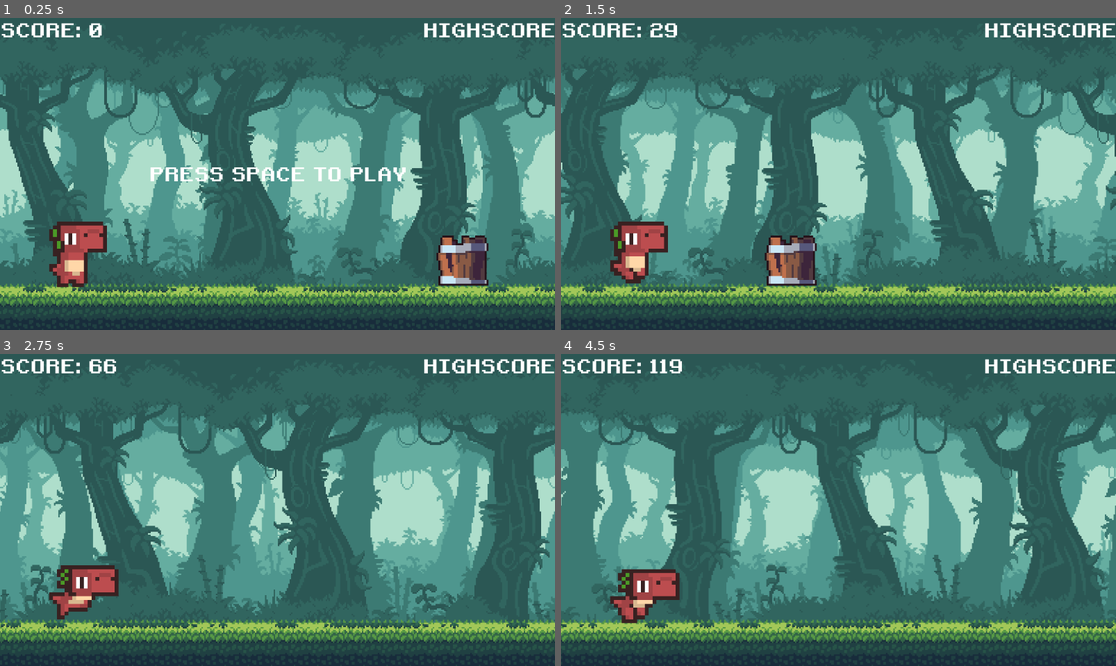
Above: before the commit, frames 1-4 (two rows, left to right).
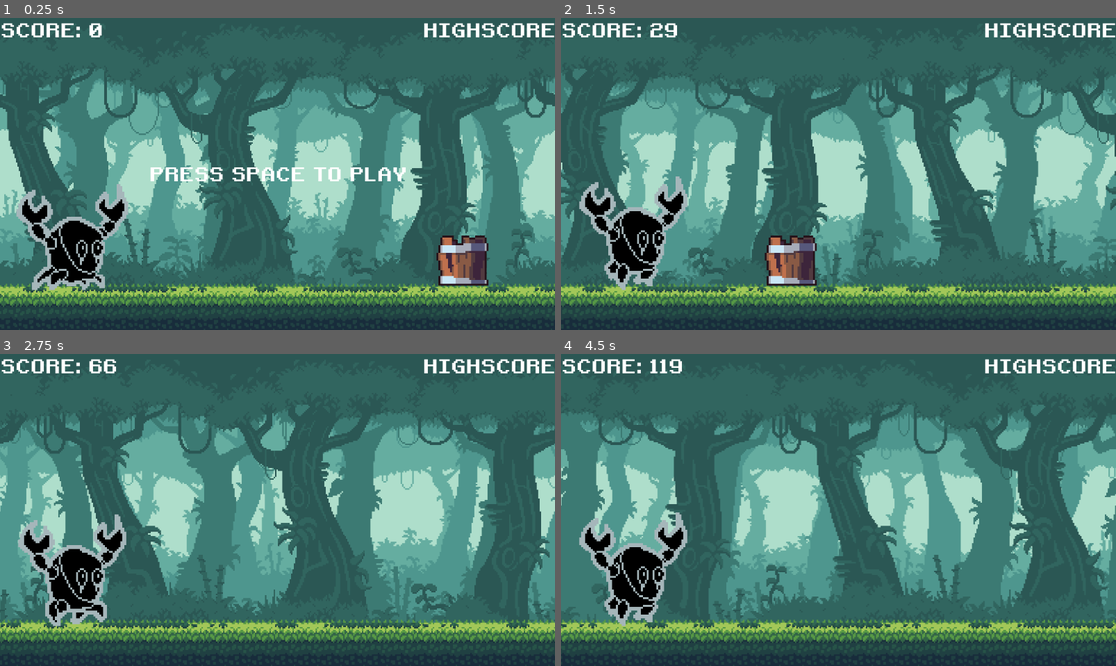
Above: after the commit, the same moments.

Repository: DdeHoog/bit-crab-beat
Game: Godot game, scene res://scenes/main.tscn
Same seed, same stepped clock (60 frames per second), same inputs: the game is played once before the commit and once after it. Sound files missing from this copy of the repository are replaced by a short silence.
Inputs:
- Up to frame 1 (0.25 s): no input
- Up to frame 2 (1.5 s): tap Space (Jump) at 0.5, 0.77 s
- Up to frame 3 (2.75 s): tap Space (Jump) at 1.52 s; hold S (Down) from 2.03 s (still down)
- Up to frame 4 (4.5 s): release S (Down) at 2.78 s; tap Space (Jump) at 3.02, 3.77 s; hold S (Down) from 4.28 s (still down)

The runs differ from the first frame. In frame 1, 3.6% of the frame differs, in the area x 3-24%, y 53-88%; in frame 2, 3.5%; in frame 3, 3.8%, in the area x 3-23%, y 51-88%; in frame 4, 3.8%.

Commit message:
Added crab sprite to player, disabled ducking until ducking animation.
Uncommented ducking, if we want to add ducking, well need a sprite for that.

SLightly moved player start pos to allign with ground.

Diff:
--- a/scenes/crab.tscn
+++ b/scenes/crab.tscn
@@ -1,98 +1,40 @@
-[gd_scene load_steps=24 format=3 uid="uid://dq5kitkbpxa6u"]
+[gd_scene load_steps=14 format=3 uid="uid://dq5kitkbpxa6u"]
 
-[ext_resource type="Texture2D" uid="uid://c525jycvvecyd" path="res://assets/img/mort.png" id="1_2b8bq"]
 [ext_resource type="Script" uid="uid://dhcneg0aaclpu" path="res://scripts/crab.gd" id="1_rq6vx"]
 [ext_resource type="AudioStream" uid="uid://dscpg6m666dta" path="res://assets/audio/jump.wav" id="2_rq6vx"]
-
-[sub_resource type="AtlasTexture" id="AtlasTexture_83q5x"]
-atlas = ExtResource("1_2b8bq")
-region = Rect2(432, 0, 24, 24)
-
-[sub_resource type="AtlasTexture" id="AtlasTexture_rftv6"]
-atlas = ExtResource("1_2b8bq")
-region = Rect2(456, 0, 24, 24)
-
-[sub_resource type="AtlasTexture" id="AtlasTexture_hj1h3"]
-atlas = ExtResource("1_2b8bq")
-region = Rect2(480, 0, 24, 24)
-
-[sub_resource type="AtlasTexture" id="AtlasTexture_ljolo"]
-atlas = ExtResource("1_2b8bq")
-region = Rect2(504, 0, 24, 24)
-
-[sub_resource type="AtlasTexture" id="AtlasTexture_gmyah"]
-atlas = ExtResource("1_2b8bq")
-region = Rect2(528, 0, 24, 24)
-
-[sub_resource type="AtlasTexture" id="AtlasTexture_cabm5"]
-atlas = ExtResource("1_2b8bq")
-region = Rect2(552, 0, 24, 24)
+[ext_resource type="Texture2D" uid="uid://cqrr0ogop2t6q" path="res://assets/img/Crab sprites V1.png" id="3_83q5x"]
 
 [sub_resource type="AtlasTexture" id="AtlasTexture_i3pe7"]
-atlas = ExtResource("1_2b8bq")
-region = Rect2(0, 0, 24, 24)
+atlas = ExtResource("3_83q5x")
+region = Rect2(0, 0, 64, 64)
 
 [sub_resource type="AtlasTexture" id="AtlasTexture_3ht0n"]
-atlas = ExtResource("1_2b8bq")
-region = Rect2(24, 0, 24, 24)
+atlas = ExtResource("3_83q5x")
+region = Rect2(64, 0, 64, 64)
 
 [sub_resource type="AtlasTexture" id="AtlasTexture_ohasv"]
-atlas = ExtResource("1_2b8bq")
-region = Rect2(48, 0, 24, 24)
+atlas = ExtResource("3_83q5x")
+region = Rect2(384, 0, 64, 64)
 
 [sub_resource type="AtlasTexture" id="AtlasTexture_xkaa1"]
-atlas = ExtResource("1_2b8bq")
-region = Rect2(72, 0, 24, 24)
+atlas = ExtResource("3_83q5x")
+region = Rect2(128, 0, 64, 64)
 
 [sub_resource type="AtlasTexture" id="AtlasTexture_5a2q8"]
-atlas = ExtResource("1_2b8bq")
-region = Rect2(288, 0, 24, 24)
+atlas = ExtResource("3_83q5x")
+region = Rect2(192, 0, 64, 64)
 
 [sub_resource type="AtlasTexture" id="AtlasTexture_ixvkc"]
-atlas = ExtResource("1_2b8bq")
-region = Rect2(96, 0, 24, 24)
+atlas = ExtResource("3_83q5x")
+region = Rect2(256, 0, 64, 64)
 
 [sub_resource type="AtlasTexture" id="AtlasTexture_pkxn6"]
-atlas = ExtResource("1_2b8bq")
-region = Rect2(120, 0, 24, 24)
-
-[sub_resource type="AtlasTexture" id="AtlasTexture_cupma"]
-atlas = ExtResource("1_2b8bq")
-region = Rect2(144, 0, 24, 24)
-
-[sub_resource type="AtlasTexture" id="AtlasTexture_aupet"]
-atlas = ExtResource("1_2b8bq")
-region = Rect2(168, 0, 24, 24)
-
-[sub_resource type="AtlasTexture" id="AtlasTexture_1uom6"]
-atlas = ExtResource("1_2b8bq")
-region = Rect2(192, 0, 24, 24)
-
-[sub_resource type="AtlasTexture" id="AtlasTexture_yk2cj"]
-atlas = ExtResource("1_2b8bq")
-region = Rect2(216, 0, 24, 24)
+atlas = ExtResource("3_83q5x")
+region = Rect2(320, 0, 64, 64)
 
 [sub_resource type="SpriteFrames" id="SpriteFrames_q4iun"]
 animations = [{
-"frames": [{
-"duration": 1.0,
-"texture": SubResource("AtlasTexture_83q5x")
-}, {
-"duration": 1.0,
-"texture": SubResource("AtlasTexture_rftv6")
-}, {
-"duration": 1.0,
-"texture": SubResource("AtlasTexture_hj1h3")
-}, {
-"duration": 1.0,
-"texture": SubResource("AtlasTexture_ljolo")
-}, {
-"duration": 1.0,
-"texture": SubResource("AtlasTexture_gmyah")
-}, {
-"duration": 1.0,
-"texture": SubResource("AtlasTexture_cabm5")
-}],
+"frames": [],
 "loop": true,
 "name": &"Duck",
 "speed": 8.0
@@ -103,20 +45,14 @@
 }, {
 "duration": 1.0,
 "texture": SubResource("AtlasTexture_3ht0n")
-}, {
-"duration": 1.0,
-"texture": SubResource("AtlasTexture_ohasv")
-}, {
-"duration": 1.0,
-"texture": SubResource("AtlasTexture_xkaa1")
 }],
 "loop": true,
 "name": &"Idle",
-"speed": 8.0
+"speed": 5.0
 }, {
 "frames": [{
 "duration": 1.0,
-"texture": SubResource("AtlasTexture_5a2q8")
+"texture": SubResource("AtlasTexture_ohasv")
 }],
 "loop": true,
 "name": &"Jump",
@@ -124,33 +60,29 @@
 }, {
 "frames": [{
 "duration": 1.0,
+"texture": SubResource("AtlasTexture_xkaa1")
+}, {
+"duration": 1.0,
+"texture": SubResource("AtlasTexture_5a2q8")
+}, {
+"duration": 1.0,
 "texture": SubResource("AtlasTexture_ixvkc")
 }, {
 "duration": 1.0,
 "texture": SubResource("AtlasTexture_pkxn6")
-}, {
-"duration": 1.0,
-"texture": SubResource("AtlasTexture_cupma")
-}, {
-"duration": 1.0,
-"texture": SubResource("AtlasTexture_aupet")
-}, {
-"duration": 1.0,
-"texture": SubResource("AtlasTexture_1uom6")
-}, {
-"duration": 1.0,
-"texture": SubResource("AtlasTexture_yk2cj")
 }],
 "loop": true,
 "name": &"Run",
 "speed": 8.0
 }]
 
-[sub_resource type="RectangleShape2D" id="RectangleShape2D_kykk4"]
-size = Vector2(11, 16.125)
+[sub_resource type="CapsuleShape2D" id="CapsuleShape2D_83q5x"]
+radius = 8.0
+height = 20.0
 
-[sub_resource type="RectangleShape2D" id="RectangleShape2D_ve55g"]
-size = Vector2(11, 14.125)
+[sub_resource type="CapsuleShape2D" id="CapsuleShape2D_rftv6"]
+radius = 8.25
+height = 19.75
 
 [node name="Crab" type="CharacterBody2D"]
 scale = Vector2(8, 8)
@@ -158,17 +90,21 @@
 
 [node name="AnimatedSprite2D" type="AnimatedSprite2D" parent="."]
 texture_filter = 1
+scale = Vector2(0.5, 0.5)
 sprite_frames = SubResource("SpriteFrames_q4iun")
-animation = &"Idle"
+animation = &"Duck"
 autoplay = "Idle"
 
 [node name="RunCol" type="CollisionShape2D" parent="."]
-position = Vector2(-0.5, 0.0625)
-shape = SubResource("RectangleShape2D_kykk4")
+visible = false
+visibility_layer = 2
+position = Vector2(0.375, 4.375)
+shape = SubResource("CapsuleShape2D_83q5x")
 
 [node name="DuckCol" type="CollisionShape2D" parent="."]
-position = Vector2(-0.5, 1.0625)
-shape = SubResource("RectangleShape2D_ve55g")
+visible = false
+position = Vector2(0.5, 4.375)
+shape = SubResource("CapsuleShape2D_rftv6")
 
 [node name="JumpSound" type="AudioStreamPlayer" parent="."]
 stream = ExtResource("2_rq6vx")
--- a/scenes/main.tscn
+++ b/scenes/main.tscn
@@ -17,7 +17,7 @@
 [node name="Ground" parent="." instance=ExtResource("2_jyhfs")]
 
 [node name="Crab" parent="." instance=ExtResource("3_tbgi4")]
-position = Vector2(141, 487)
+position = Vector2(129, 443)
 
 [node name="Camera2D" type="Camera2D" parent="."]
 position = Vector2(576, 324)
--- a/scripts/crab.gd
+++ b/scripts/crab.gd
@@ -15,9 +15,9 @@
 			if Input.is_action_pressed("Jump"):
 				velocity.y = JUMP_VELOCITY
 				$JumpSound.play()
-			elif Input.is_action_pressed("Down"):
-				$AnimatedSprite2D.play("Duck")
-				$RunCol.disabled = true
+			#elif Input.is_action_pressed("Down"):
+			#	$AnimatedSprite2D.play("Duck")
+			#	$RunCol.disabled = true
 			else:
 				$AnimatedSprite2D.play("Run")
 	else:
